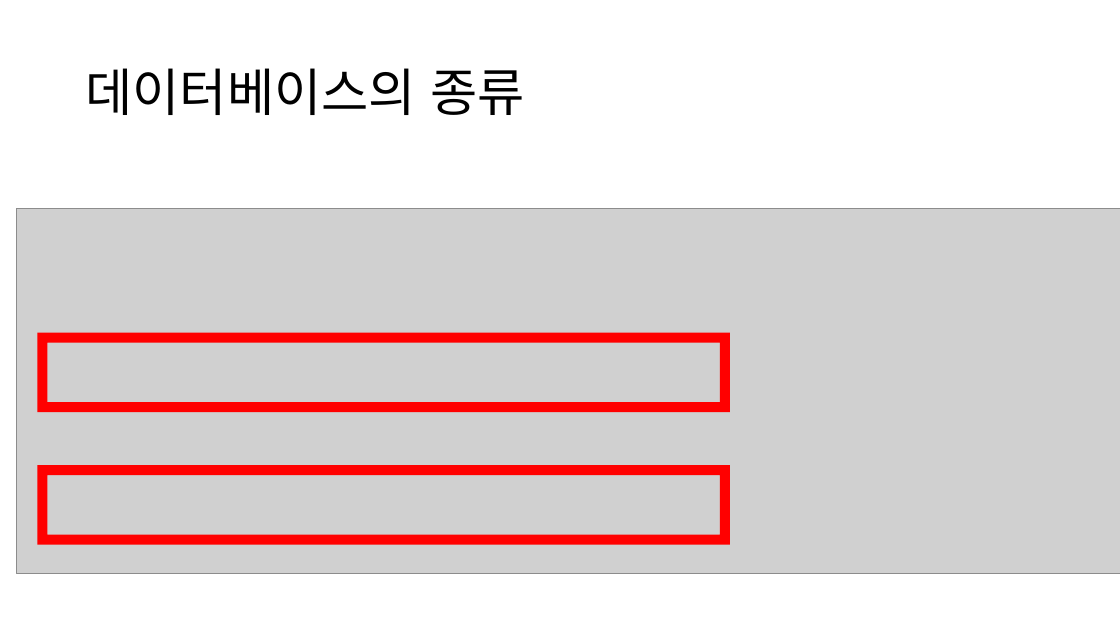
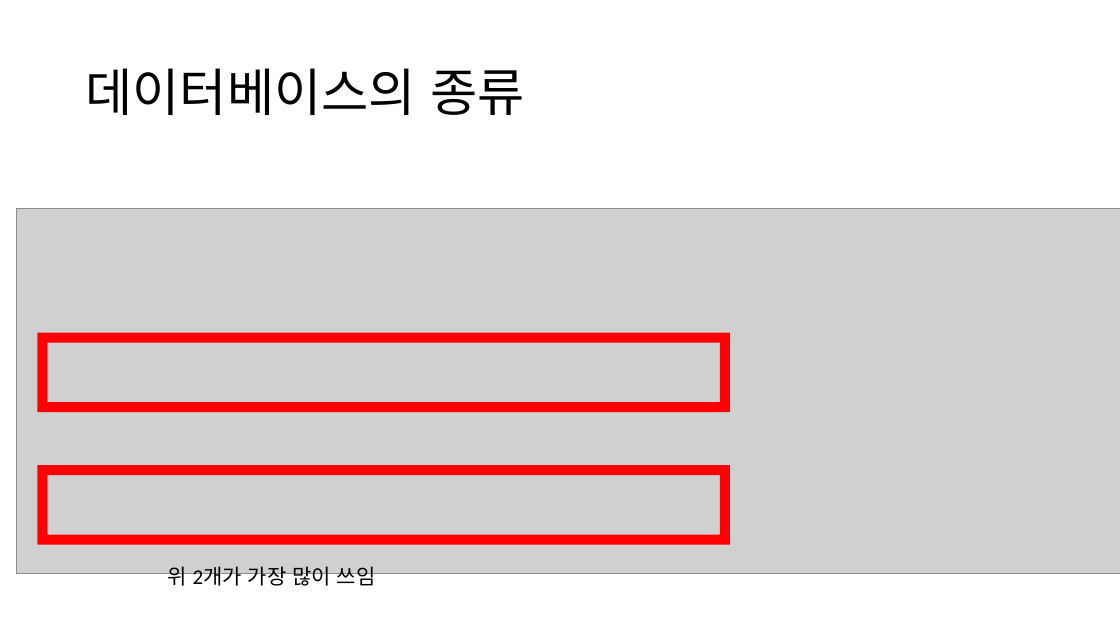
Before and after one commit to bejpark/JavaStudy, a slide deck: slide 5 of 팀과제/6팀_2_DBMS.pptx. Drawn at 1120x630 pixels with LibreOffice and Linux fonts; fonts in the diff are those of the drawing; grey boxes stand for pictures. Boxes give left, top, right and bottom in pixels: in the first picture for what was removed or moved away, otherwise in the second. Text is boxed around its words. In the diff, an @@ line names an element or a change of style, - is before the commit and + after.

```diff
--- a/팀과제/6팀_2_DBMS.pptx
+++ b/팀과제/6팀_2_DBMS.pptx
@@ text added at (167,566,376,589), 18 pt, text #000000 @@
+위 2개가 가장 많이 쓰임
```
Also in this commit, not shown: 1 other slide changed, 4 slides added, 3 other files.
